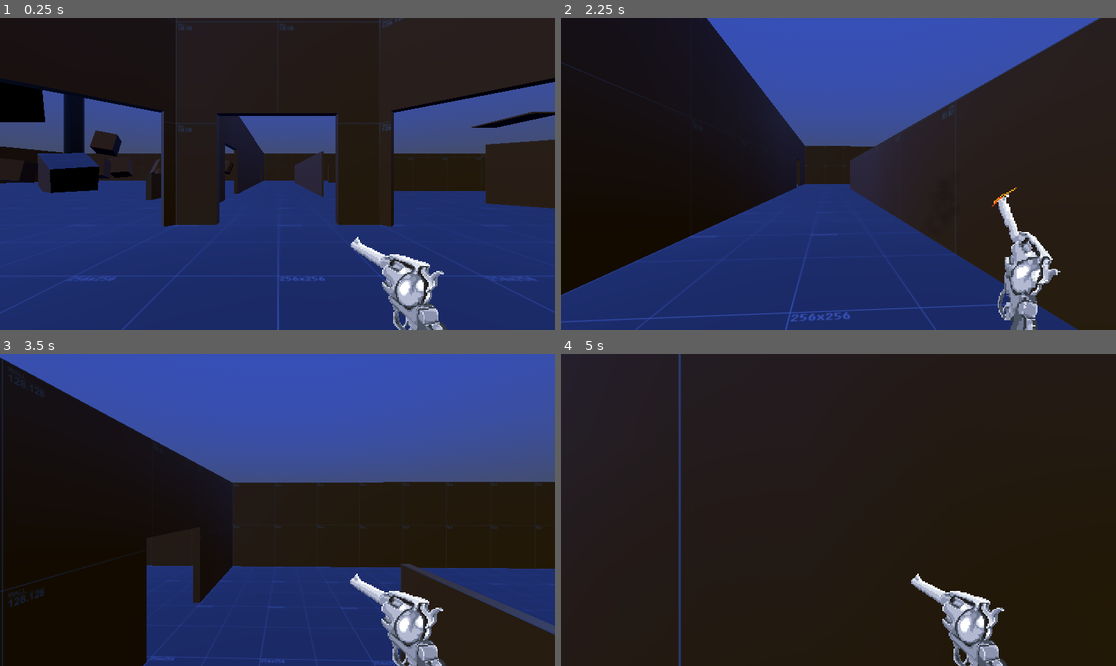
Above: before the commit, frames 1-4 (two rows, left to right).
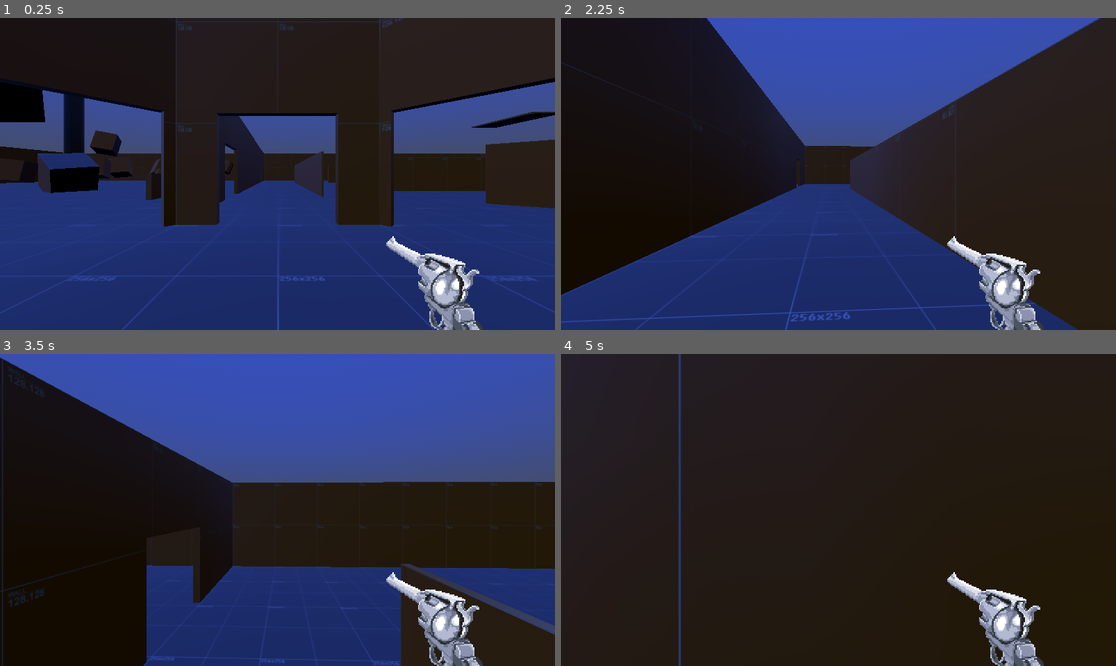
Above: after the commit, the same moments.

Repository: Liloslash/CocoonstrikeV2
Game: Godot game, scene res://world.tscn
Same seed, same stepped clock (60 frames per second), same inputs: the game is played once before the commit and once after it.
Inputs (mouse positions are in pixels of both pictures, inside the frame that each line leads up to):
- Up to frame 1 (0.25 s): no input
- Up to frame 2 (2.25 s): move the mouse to (866, 174) at 0.52 s; hold W (up) from 0.53 s (still down); click (866, 174) at 0.6 s; tap Space (jump) at 0.77, 1.52 s; move the mouse to (810, 174) at 1.27 s; tap Q (slam) at 1.35 s; move the mouse to (849, 167) at 2.02 s; click (849, 167) at 2.1 s
- Up to frame 3 (3.5 s): keep holding W (up); move the mouse to (271, 516) at 2.77 s; tap Q (slam) at 2.85 s; tap Space (jump) at 3.02 s
- Up to frame 4 (5 s): keep holding W (up); move the mouse to (877, 513) at 3.52 s; click (877, 513) at 3.6 s; tap Space (jump) at 3.77, 4.52 s; move the mouse to (794, 506) at 4.27 s; tap Q (slam) at 4.35 s

The runs differ from the first frame. In frame 1, 3.8% of the frame differs, in the area x 63-87%, y 69-100%; in frame 2, 3.0%; in frame 3, 3.8%; in frame 4, 3.8%.
Error after the commit: Attempt to call function 'play' in base 'null instance' on a null instance. (res://Player/revolver.gd:10)

Commit message:
Adjust gunshot animation speed and update oscillation values

Diff:
--- a/Player/player.tscn
+++ b/Player/player.tscn
@@ -92,7 +92,7 @@
 }],
 "loop": false,
 "name": &"GunShotAnim",
-"speed": 24.0
+"speed": 32.0
 }, {
 "frames": [{
 "duration": 1.0,
@@ -136,7 +136,7 @@
 "times": PackedFloat32Array(0, 0.5, 1),
 "transitions": PackedFloat32Array(1, 0.378929, 1),
 "update": 0,
-"values": [Vector2(797, 485), Vector2(800, 482), Vector2(797, 485)]
+"values": [Vector2(848, 485), Vector2(845, 482), Vector2(848, 485)]
 }
 
 [sub_resource type="AnimationLibrary" id="AnimationLibrary_k53q1"]
@@ -175,7 +175,7 @@
 script = ExtResource("3_btcbx")
 tween_duration = 0.04
 
-[node name="AnimationPlayer" type="AnimationPlayer" parent="HUD_Layer/Revolver"]
+[node name="AnimationGunOscillation" type="AnimationPlayer" parent="HUD_Layer/Revolver"]
 libraries = {
 &"": SubResource("AnimationLibrary_k53q1")
 }
